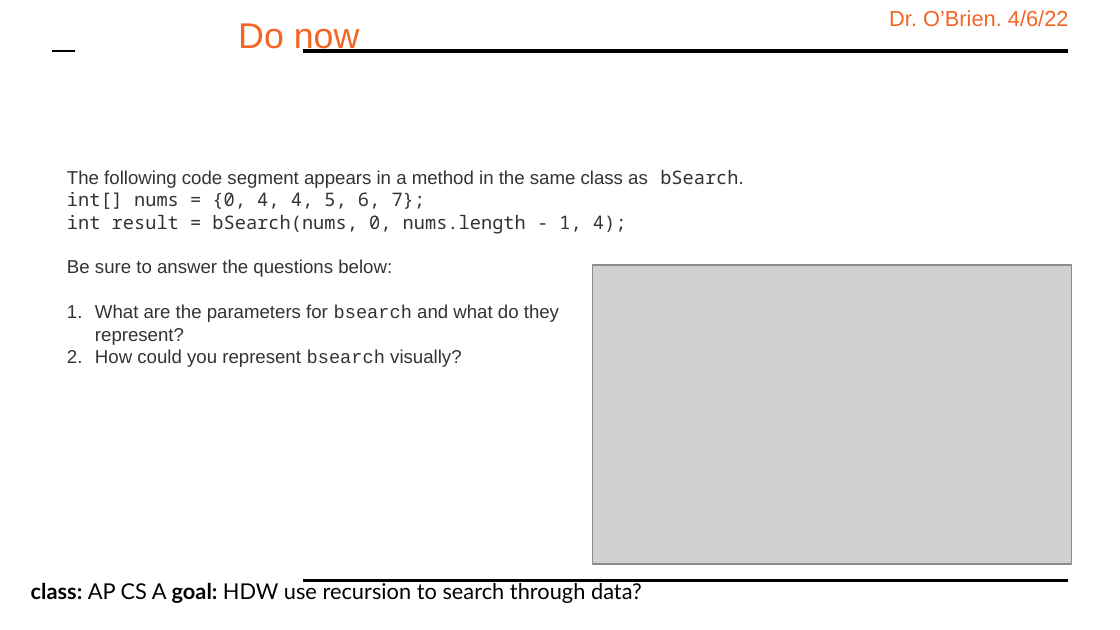
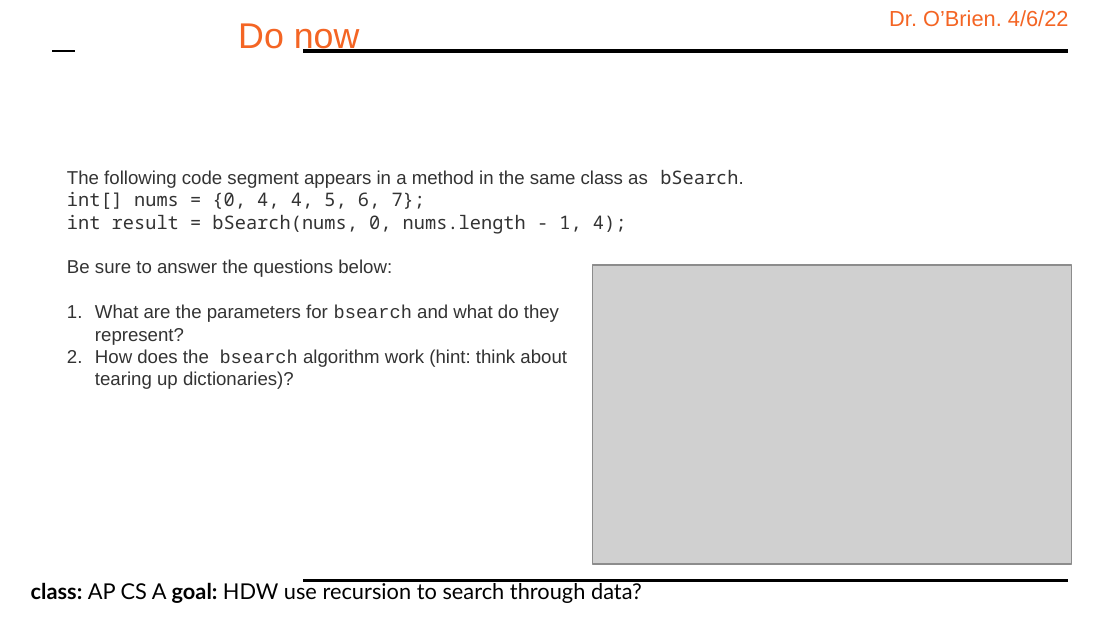
Before and after one commit to cobrien87/work, a slide deck: slide 2 of print/apcsa_9_3.pptx. Drawn at 1120x630 pixels with LibreOffice and Linux fonts; fonts in the diff are those of the drawing; grey boxes stand for pictures; background and template pictures are left out. Boxes give left, top, right and bottom in pixels: in the first picture for what was removed or moved away, otherwise in the second. Text is boxed around its words. In the diff, an @@ line names an element or a change of style, - is before the commit and + after.

Commit message:
apcsa slies 4-6

```diff
--- a/print/apcsa_9_3.pptx
+++ b/print/apcsa_9_3.pptx
@@ text at bbox=[95, 349, 567, 389]: text changed @@
-2. How could you represent bsearch visually?
+2. How does the bsearch algorithm work (hint: think about
+   tearing up dictionaries)?
```
